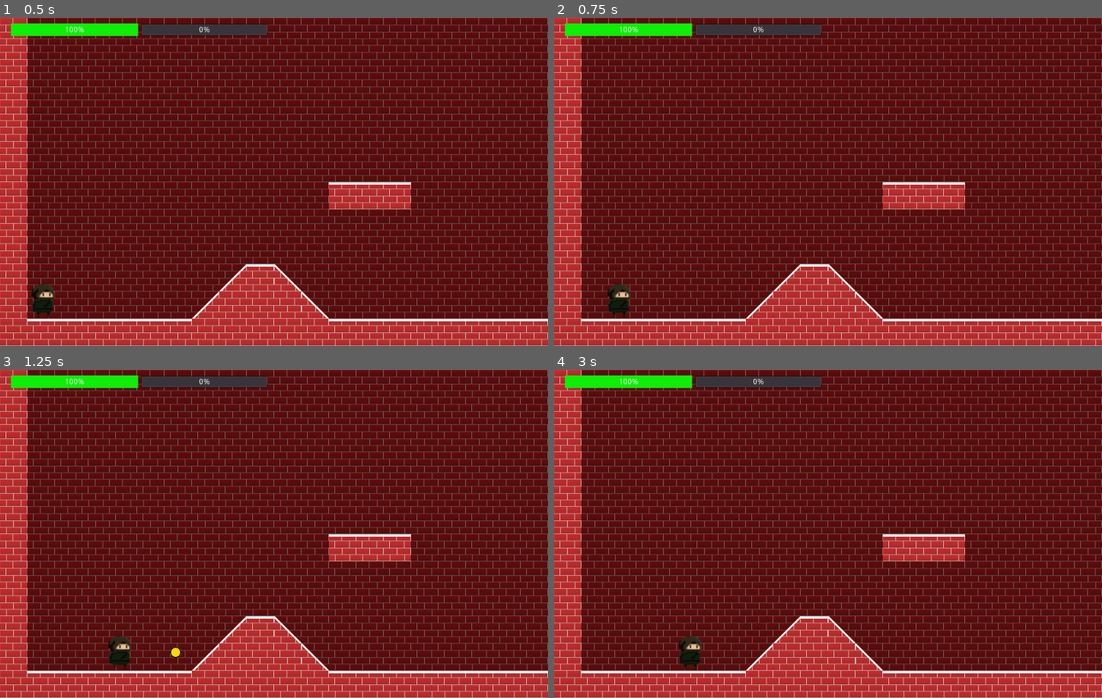
Above: before the commit, frames 1-4 (two rows, left to right).
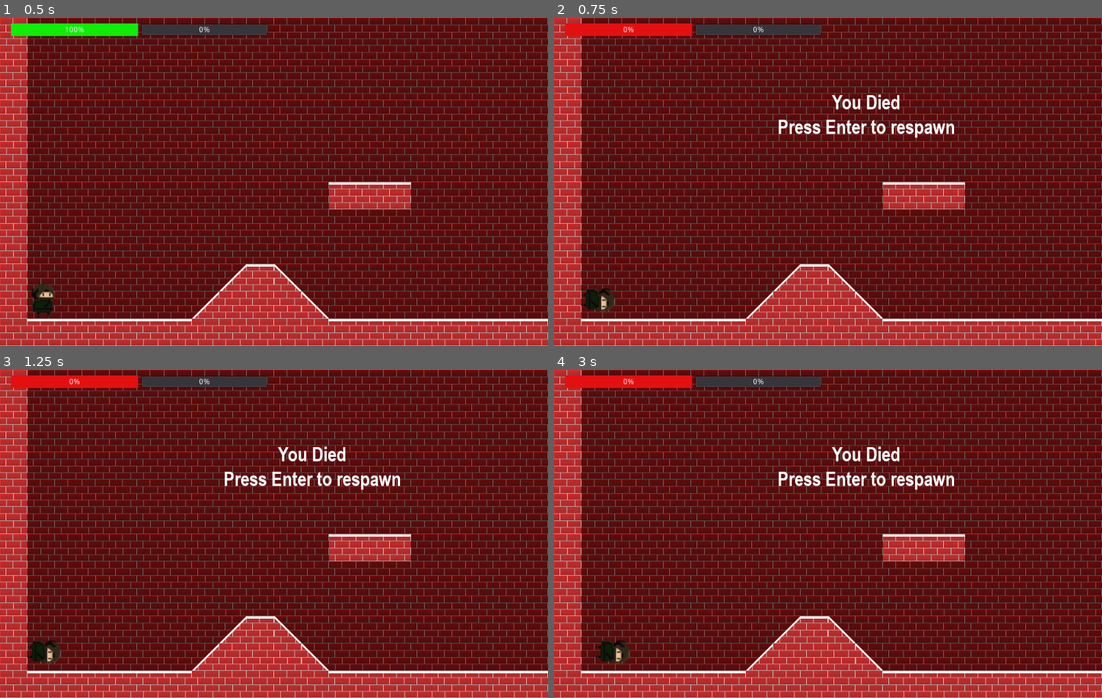
Above: after the commit, the same moments.

Repository: Ruefa/godot_test
Game: Godot game, scene res://Main.tscn
Two runs of this game, one before a commit and one after it. Both use one fixed random seed, a clock stepped at 60 frames per second and the inputs below. The engine's default icon, where the game draws it, is replaced by a stand-in: a white triangle on a blue panel in a dark square.
Inputs:
- Up to frame 1 (0.5 s): no input
- Up to frame 2 (0.75 s): tap Enter (ui_accept) at 0.5 s; hold Right (ui_right) from 0.53 s (still down); hold End (ui_end) from 0.53 s (still down)
- Up to frame 3 (1.25 s): keep holding Right (ui_right); keep holding End (ui_end); tap Enter (ui_accept) at 0.77, 1.07 s; tap Shift (ui_shoot) at 0.8 s
- Up to frame 4 (3 s): tap Enter (ui_accept) at 1.25, 1.52, 1.55, 1.82 s; release End (ui_end) at 1.28 s; tap Shift (ui_shoot) at 1.35 s; release Right (ui_right) at 2.03 s; hold Left (ui_left) 2.03-2.78 s; hold Enter (ui_accept) 2.03-2.78 s; tap End (ui_end) at 2.3, 2.85 s; hold Right (ui_right) from 2.78 s (still down)

Frame 1 is identical in both runs. In frame 2, 2.5% of the frame differs, in the area x 2-73%, y 1-92%; in frame 3, 2.6%; in frame 4, 2.6%.

Commit message:
added basic death handling for player

Diff:
--- a/Side Scroll/Player.gd
+++ b/Side Scroll/Player.gd
@@ -19,6 +19,7 @@
 var curExp = 0
 var curHP = BASE_HP
 var velocity
+var isDead = false
 
 # Called when the node enters the scene tree for the first time.
 func _ready():
@@ -33,8 +34,12 @@
 	setHP(BASE_HP)
 	setXP(0)
 
-# Called every frame. 'delta' is the elapsed time since the previous frame.
+# Think about moving input to one section so it can be easily toggled on and off
 func _process(delta):
+	# death button
+	if Input.is_action_pressed("ui_end") and curHP > 0:
+		setHP(0)
+
 	# gravity
 	if !is_on_floor():
 		velocity.y += delta*consts.GRAVITY
@@ -46,12 +51,12 @@
 		velocity.y = 0
 
 	# left - right movement
-	if Input.is_action_pressed("ui_right"):
+	if Input.is_action_pressed("ui_right") and not isDead:
 		velocity.x = SPEED_X
 		PLAYER_DIR = RIGHT
 		$AnimatedSprite.flip_h = false
 		$AnimatedSprite.play()
-	elif Input.is_action_pressed("ui_left"):
+	elif Input.is_action_pressed("ui_left") and not isDead:
 		velocity.x = -SPEED_X
 		PLAYER_DIR = LEFT
 		$AnimatedSprite.flip_h = true
@@ -63,11 +68,11 @@
 		$AnimatedSprite.set_frame(0)
 
 	# check for player shooting input
-	if Input.is_action_pressed("ui_shoot") and $FireRateTimer.is_stopped():
+	if Input.is_action_pressed("ui_shoot") and $FireRateTimer.is_stopped() and not isDead:
 		playerShoot()
 
 	# only allow the player to jump when they are on the floor
-	if Input.is_action_pressed("ui_up") and is_on_floor():
+	if Input.is_action_pressed("ui_up") and is_on_floor() and not isDead:
 		velocity.y = -400
 
 	# check for collision with an enemy
@@ -78,6 +83,11 @@
 			if collider in enemyNodes:
 				setHP(curHP - collider.damage)
 				$VulnTimer.start()
+
+	#respawn if dead
+	if Input.is_action_pressed("ui_accept") and isDead:
+		respawn()
+
 
 	# set player to move
 	move_and_slide(velocity, Vector2(0,-1))
@@ -106,8 +116,7 @@
 func setHP(hp):
 	if hp <= 0:
 		curHP = 0
-		# TODO handle death
-		print("You died")
+		die()
 	else:
 		curHP = hp
 
@@ -130,3 +139,14 @@
 func levelUp():
 	$Skills.skillPoints += 1
 	curExp -= EXP_TO_LEVEL
+
+func die():
+	isDead = true
+	$AnimatedSprite.rotation = PI/2
+	$HUD/PopupMessage.show()
+
+func respawn():
+		isDead = false
+		setHP(BASE_HP)
+		$AnimatedSprite.rotation = 0
+		$HUD/PopupMessage.hide()
--- a/Side Scroll/Player.tscn
+++ b/Side Scroll/Player.tscn
@@ -25,6 +25,13 @@
 
 [sub_resource type="StyleBoxFlat" id=5]
 bg_color = Color( 0.854902, 0.862745, 0.0392157, 1 )
+
+[sub_resource type="DynamicFontData" id=6]
+font_path = "res://font/ARIALNB.TTF"
+
+[sub_resource type="DynamicFont" id=7]
+size = 36
+font_data = SubResource( 6 )
 
 [node name="Player" type="KinematicBody2D"]
 z_index = 1
@@ -67,6 +74,17 @@
 custom_styles/fg = SubResource( 5 )
 step = 1.0
 
+[node name="PopupMessage" type="Label" parent="HUD"]
+visible = false
+margin_left = 387.707
+margin_top = 122.774
+margin_right = 711.707
+margin_bottom = 209.774
+custom_fonts/font = SubResource( 7 )
+text = "You Died
+Press Enter to respawn"
+align = 1
+
 [node name="VulnTimer" type="Timer" parent="."]
 one_shot = true
 
Not shown: 1 places in Side Scroll/Player.tscn that only renumber resources
